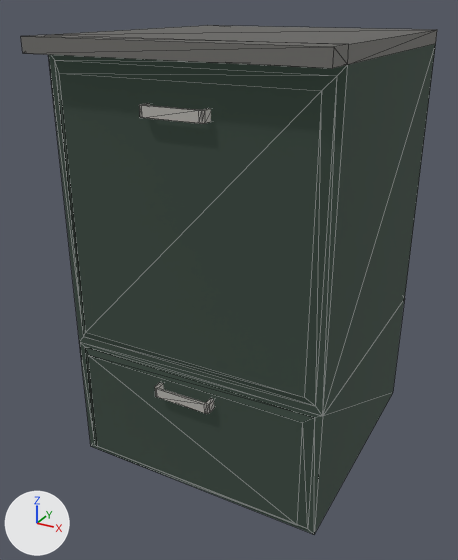
The glTF model web/public/cartoon/props/q-kitchen-2drawers.glb: old version first, new version second.
One viewpoint serves both versions: a camera (50 mm lens) standing at (1.06, -2.14, 1.72) and looking at (-0.05, -0.13, 0.72). Lighting does not change. The marker at lower left points along +X, +Y and +Z. The picture after the commit comes second. Mesh edges are drawn as thin lines. Where no turn or scale is listed for an object, it has been applied to the vertices.

Objects in the first picture: 'Kitchen_2Drawers'.
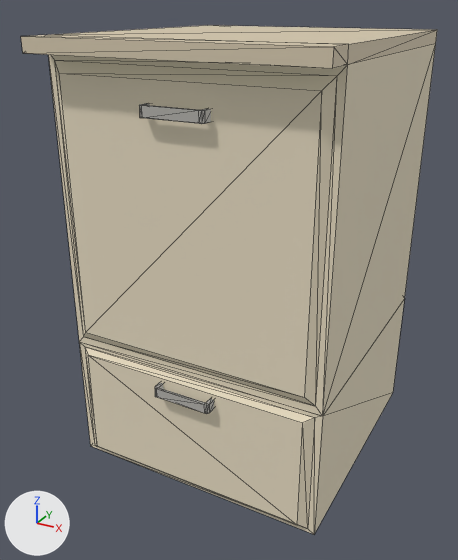
Patch to the scene script:
```diff
--- a/web/public/cartoon/props/q-kitchen-2drawers.glb.py
+++ b/web/public/cartoon/props/q-kitchen-2drawers.glb.py
@@ mat_kitchen @@
 mat_kitchen = principled_material('Kitchen')
-mat_kitchen.base_color = (0.0153, 0.024, 0.0184)  # black #212b25
+mat_kitchen.base_color = (0.791, 0.687, 0.521)  # beige #e6d8bf
 mat_kitchen.roughness = 1.0
@@ mat_kitchentop @@
 mat_kitchentop = principled_material('KitchenTop')
-mat_kitchentop.base_color = (0.0609, 0.0597, 0.0561)  # dark grey #464543
+mat_kitchentop.base_color = (0.584, 0.497, 0.347)  # beige #c9bb9f
 mat_kitchentop.roughness = 1.0
```

Where the change shows, as pixel boxes (x1, y1, x2, y2) in the pictures (458 x 560 px):
'Kitchen_2Drawers', recoloured (black to grey)
    both: (21, 25, 437, 534)
